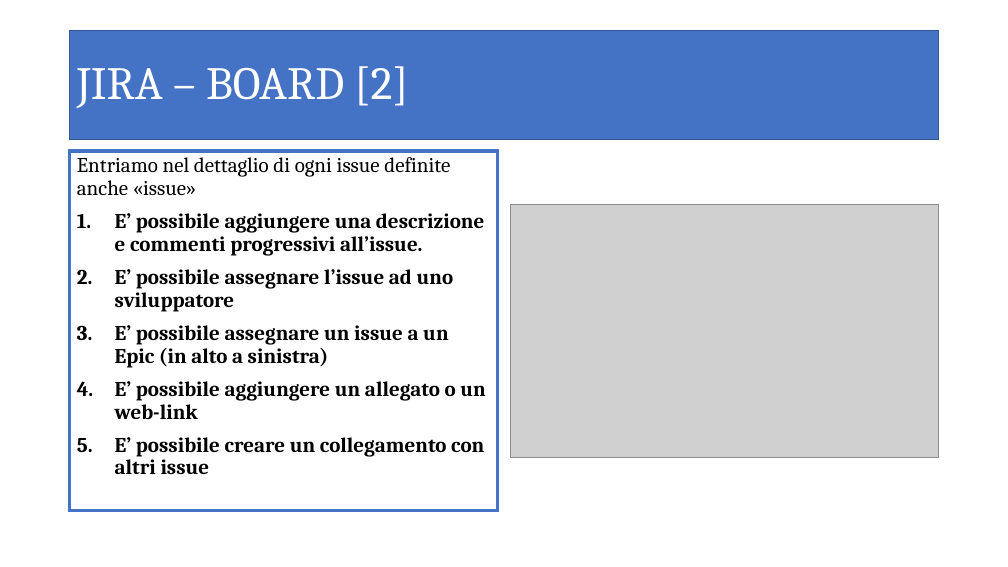
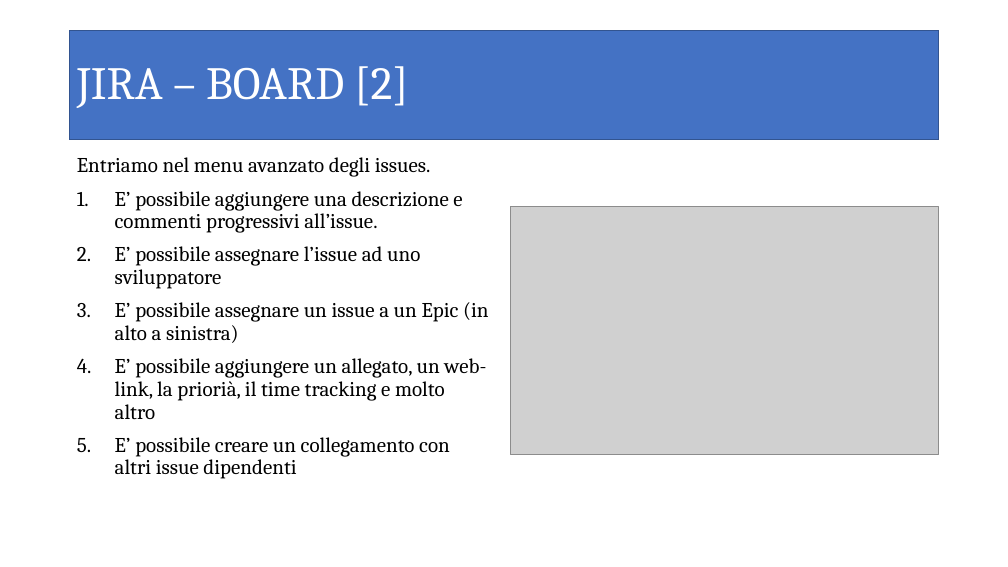
Before and after one commit to sdiricco/dirdem-micro, a slide deck: slide 8 of Documents/JIRA.pptx (slide 6 before the commit). Drawn at 1008x567 pixels with LibreOffice and Linux fonts; fonts in the diff are those of the drawing; grey boxes stand for pictures. Boxes give left, top, right and bottom in pixels: in the first picture for what was removed or moved away, otherwise in the second. Text is boxed around its words. In the diff, an @@ line names an element or a change of style, - is before the commit and + after.

Commit message:
aggiornata presentazione JIRA

```diff
--- a/Documents/JIRA.pptx
+++ b/Documents/JIRA.pptx
@@ text "Entriamo nel menu avanzato degli ...": place and size @@
-text "Entriamo nel menu avanzato degli ..." at box(70, 151, 498, 511)
+text "Entriamo nel menu avanzato degli ..." at box(77, 157, 489, 479)
@@ text "Entriamo nel menu avanzato degli ..." at box(77, 157, 489, 479): outline #4472C4 3 pt to none @@
@@ text at box(77, 157, 431, 177): text changed @@
-Entriamo nel dettaglio di ogni issue definite anche «issue»
+Entriamo nel menu avanzato degli issues.
@@ text at box(115, 191, 489, 343): bold off in "E’ possibile aggiungere una descrizione e commenti ...", "E’ possibile assegnare l’issue ad uno sviluppatore", "E’ possibile assegnare un issue a un ..." @@
@@ picture: place and size @@
-picture at box(510, 204, 939, 458)
+picture at box(510, 206, 939, 454)
@@ text at box(115, 358, 486, 479): text changed; bold off @@
-4. E’ possibile aggiungere un allegato o un web-link
-5. E’ possibile creare un collegamento con altri issue
+4. E’ possibile aggiungere un allegato, un web-link, la priorià, il time tracking e molto altro
+5. E’ possibile creare un collegamento con altri issue dipendenti
```
Also in this commit, not shown: 7 other slides changed, 2 slides added.
